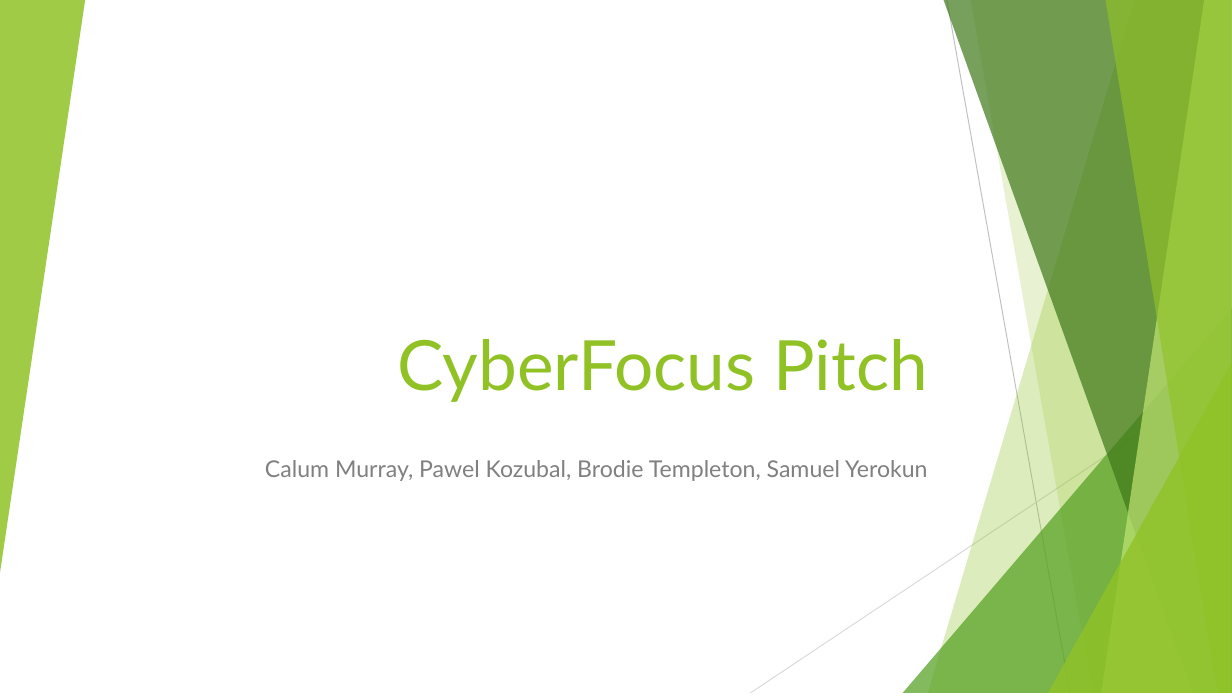
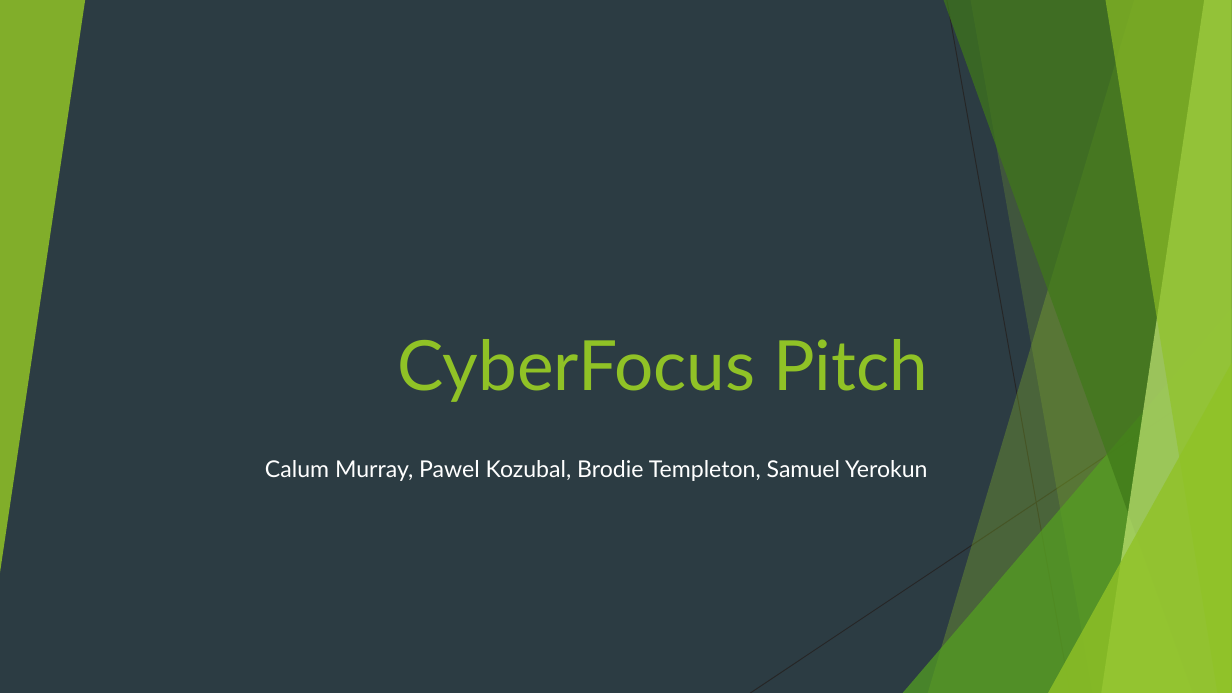
Before and after one commit to Pilokio/Tranzfuser, a slide deck: slide 1 of Virtual Pitch Presentation/Pitch.pptx. Drawn at 1232x693 pixels with LibreOffice and Linux fonts; fonts in the diff are those of the drawing. Boxes give left, top, right and bottom in pixels: in the first picture for what was removed or moved away, otherwise in the second. Text is boxed around its words. In the diff, an @@ line names an element or a change of style, - is before the commit and + after.

```diff
--- a/Virtual Pitch Presentation/Pitch.pptx
+++ b/Virtual Pitch Presentation/Pitch.pptx
@@ background #FFFFFF to #2C3C43 @@
@@ line (947, 0) - (1070, 693): stroke #BFBFBF 0.75 pt to #262626 0.75 pt @@
@@ line (1232, 372) - (750, 693): stroke #D9D9D9 0.75 pt to #262626 0.75 pt @@
@@ subtitle "Calum Murray, Pawel Kozubal, Brodie ..." at box(265, 460, 928, 481): text colour #808080 to #FFFFFF @@
```
Also in this commit, not shown: 9 other slides changed.
